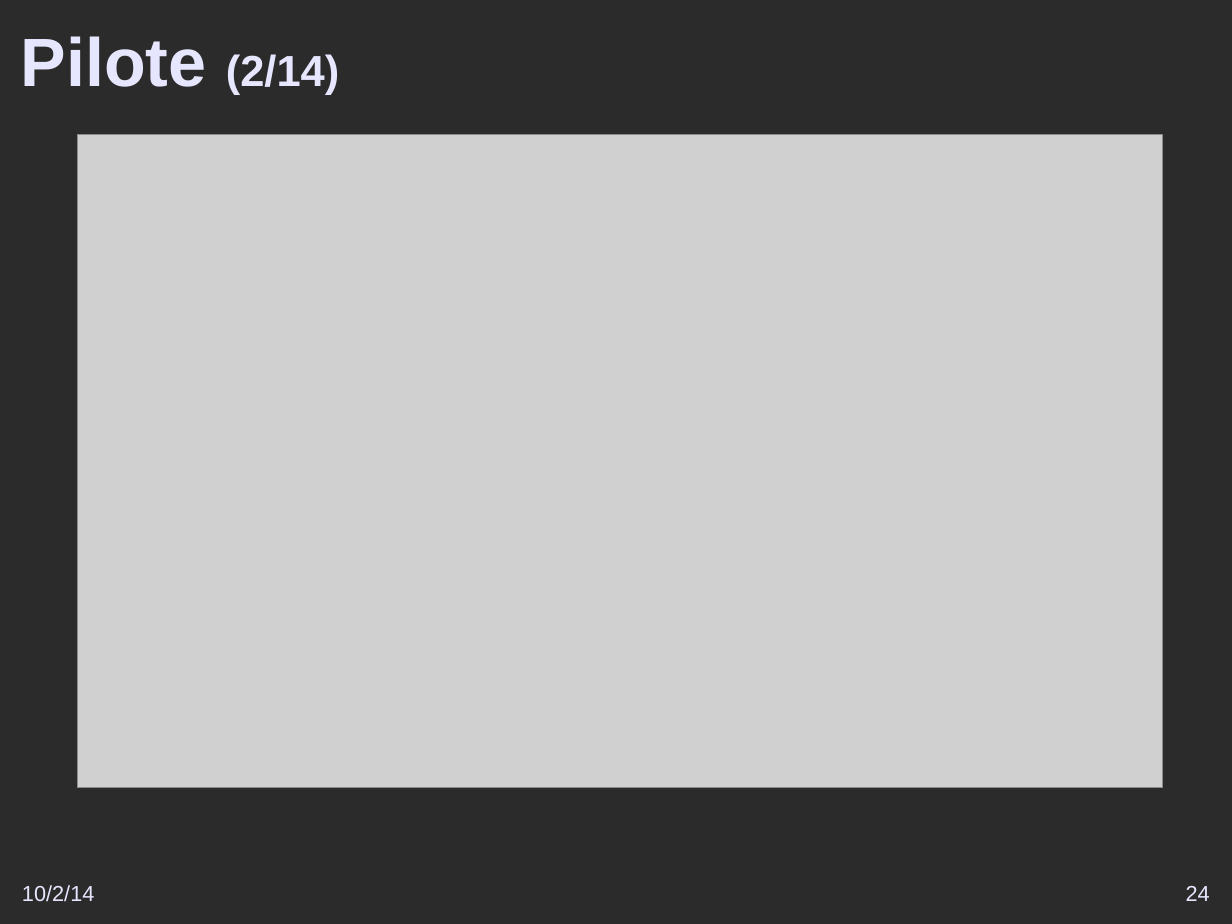
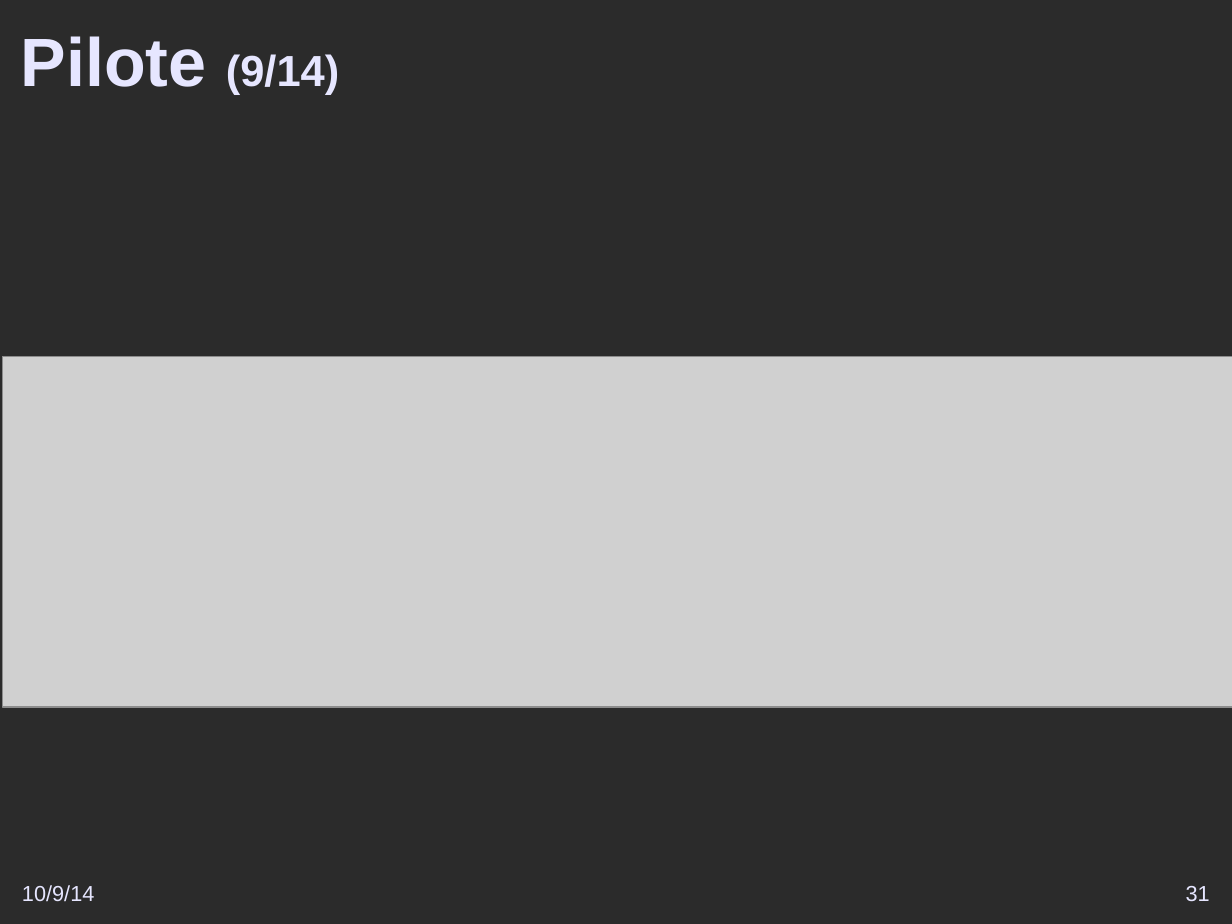
Before and after one commit to DSI-Ville-Noumea/sirh-kiosque-j2ee-old, a slide deck: slide 31 of src/site/resources/Vers_un_Kiosque_RH_J2EE.odp (slide 24 before the commit). Drawn at 1232x924 pixels with LibreOffice and Linux fonts; fonts in the diff are those of the drawing; grey boxes stand for pictures; background and template pictures are left out; a plain dark background stands for a picture behind light text. Boxes give left, top, right and bottom in pixels: in the first picture for what was removed or moved away, otherwise in the second. Text is boxed around its words. In the diff, an @@ line names an element or a change of style, - is before the commit and + after.

Commit message:
Attaque de la partie GED (screenshots, etc...), il me faut maintenant ajouter de la structure, cf #11021

```diff
--- a/src/site/resources/Vers_un_Kiosque_RH_J2EE.odp
+++ b/src/site/resources/Vers_un_Kiosque_RH_J2EE.odp
@@ title at (21, 36, 339, 95): text changed @@
-Pilote (2/14)
+Pilote (9/14)
@@ picture: place and size @@
-picture at (77, 134, 1163, 788)
+picture at (2, 357, 1232, 708)
@@ text at (22, 885, 95, 902): text changed @@
-10/2/14
+10/9/14
@@ page number at (1186, 886, 1210, 902): text changed @@
-24
+31
```
Also in this commit, not shown: 50 other slides changed, 16 slides added.
